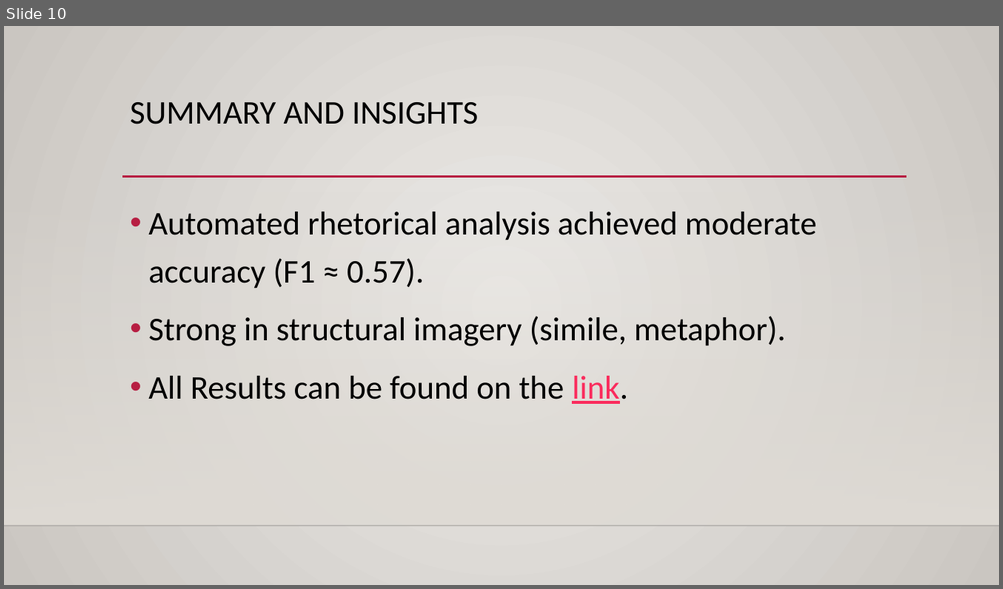
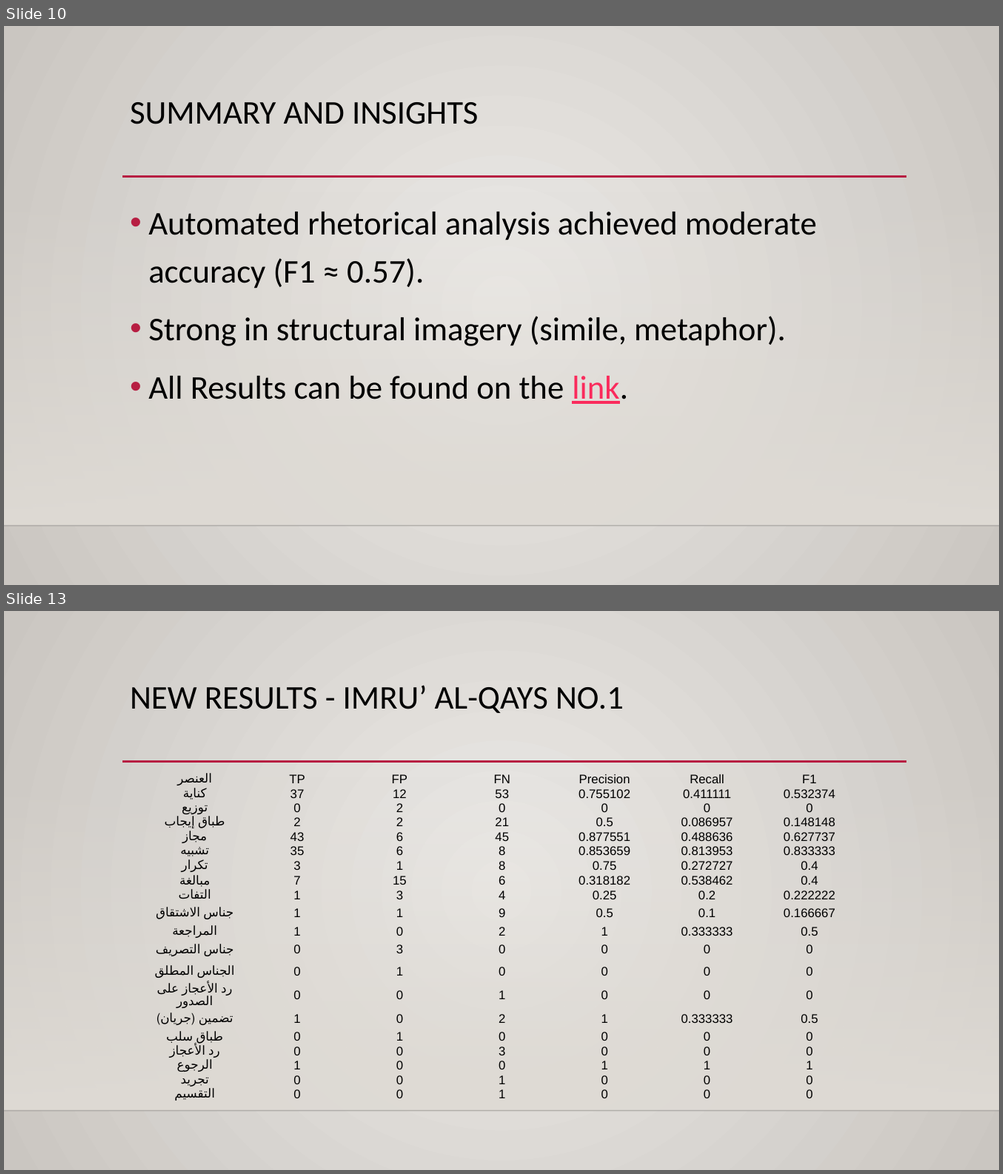
Before and after one commit to faisalomari/Metaphorical_Analysis, a slide deck: SecondStep/تحليل شعر امرؤ القيس/تحليل شعر امرؤ القيس.pptx. Shown one above the other, each under a label of ours: slide 10 before the commit, slides 10 and 13 after it; the slides between them are not shown. The pictures are 1003x589 and 1003x1174 pixels, drawn with LibreOffice and Linux fonts; fonts in the diff are those of the drawing; background and template pictures are left out. Boxes give left, top, right and bottom in pixels: in the first picture for what was removed or moved away, otherwise in the second. Text is boxed around its words. In the diff, an @@ line names an element or a change of style, - is before the commit and + after.

```diff
--- a/SecondStep/تحليل شعر امرؤ القيس/تحليل شعر امرؤ القيس.pptx
+++ b/SecondStep/تحليل شعر امرؤ القيس/تحليل شعر امرؤ القيس.pptx
@@ slide 13 added at <box>4,611,999,1170</box>, background gradient #ECEAE7 to #CAC7C1; not listed: 3 template elements that a slide beside it also shows @@
@@ title added at <box>130,685,623,713</box>, 32 pt, text #000000 @@
+NEW RESULTS - IMRU’ AL-QAYS NO.1
@@ table added at <box>144,772,859,1113</box>, 20 rows, 7 columns @@
+العنصر | TP | FP | FN | Precision | Recall | F1
+كناية | 37 | 12 | 53 | 0.755102 | 0.411111 | 0.532374
+توزيع | 0 | 2 | 0 | 0 | 0 | 0
+طباق إيجاب | 2 | 2 | 21 | 0.5 | 0.086957 | 0.148148
+مجاز | 43 | 6 | 45 | 0.877551 | 0.488636 | 0.627737
+تشبيه | 35 | 6 | 8 | 0.853659 | 0.813953 | 0.833333
+تكرار | 3 | 1 | 8 | 0.75 | 0.272727 | 0.4
+مبالغة | 7 | 15 | 6 | 0.318182 | 0.538462 | 0.4
+التفات | 1 | 3 | 4 | 0.25 | 0.2 | 0.222222
+جناس الاشتقاق | 1 | 1 | 9 | 0.5 | 0.1 | 0.166667
+المراجعة | 1 | 0 | 2 | 1 | 0.333333 | 0.5
+جناس التصريف | 0 | 3 | 0 | 0 | 0 | 0
+الجناس المطلق | 0 | 1 | 0 | 0 | 0 | 0
+رد الأعجاز على الصدور | 0 | 0 | 1 | 0 | 0 | 0
+تضمين (جريان) | 1 | 0 | 2 | 1 | 0.333333 | 0.5
+طباق سلب | 0 | 1 | 0 | 0 | 0 | 0
+رد الأعجاز | 0 | 0 | 3 | 0 | 0 | 0
+الرجوع | 1 | 0 | 0 | 1 | 1 | 1
+تجريد | 0 | 0 | 1 | 0 | 0 | 0
+التقسيم | 0 | 0 | 1 | 0 | 0 | 0
```
Also in this commit, not shown: 7 other slides added, 28 other files.
